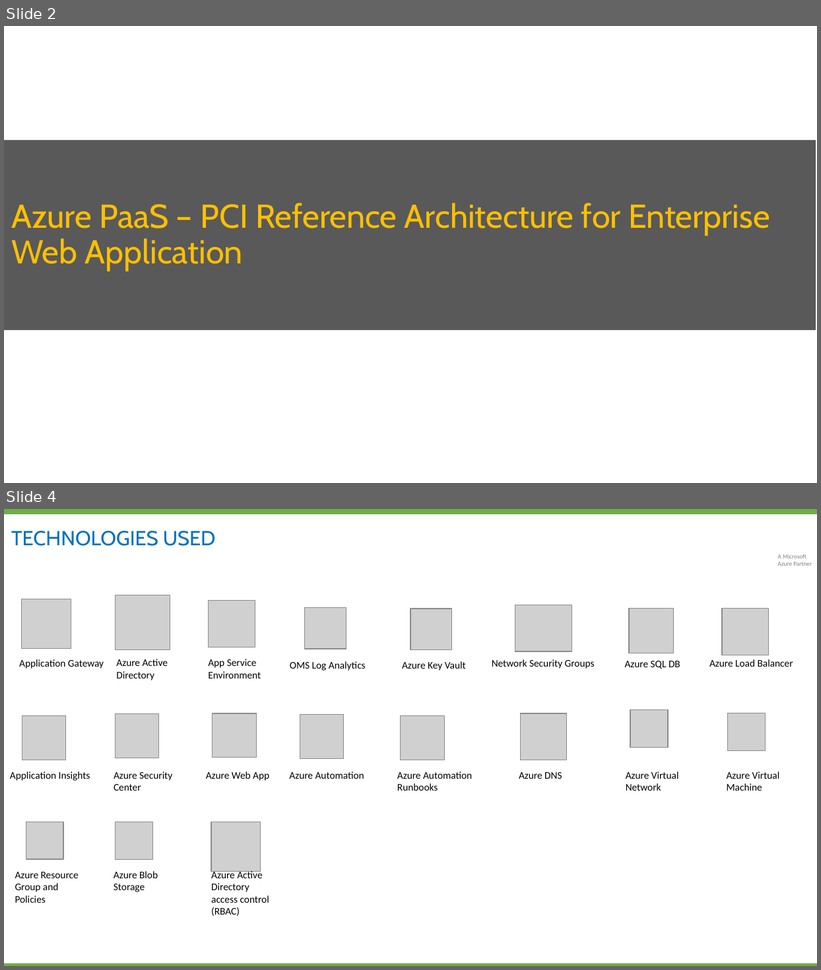
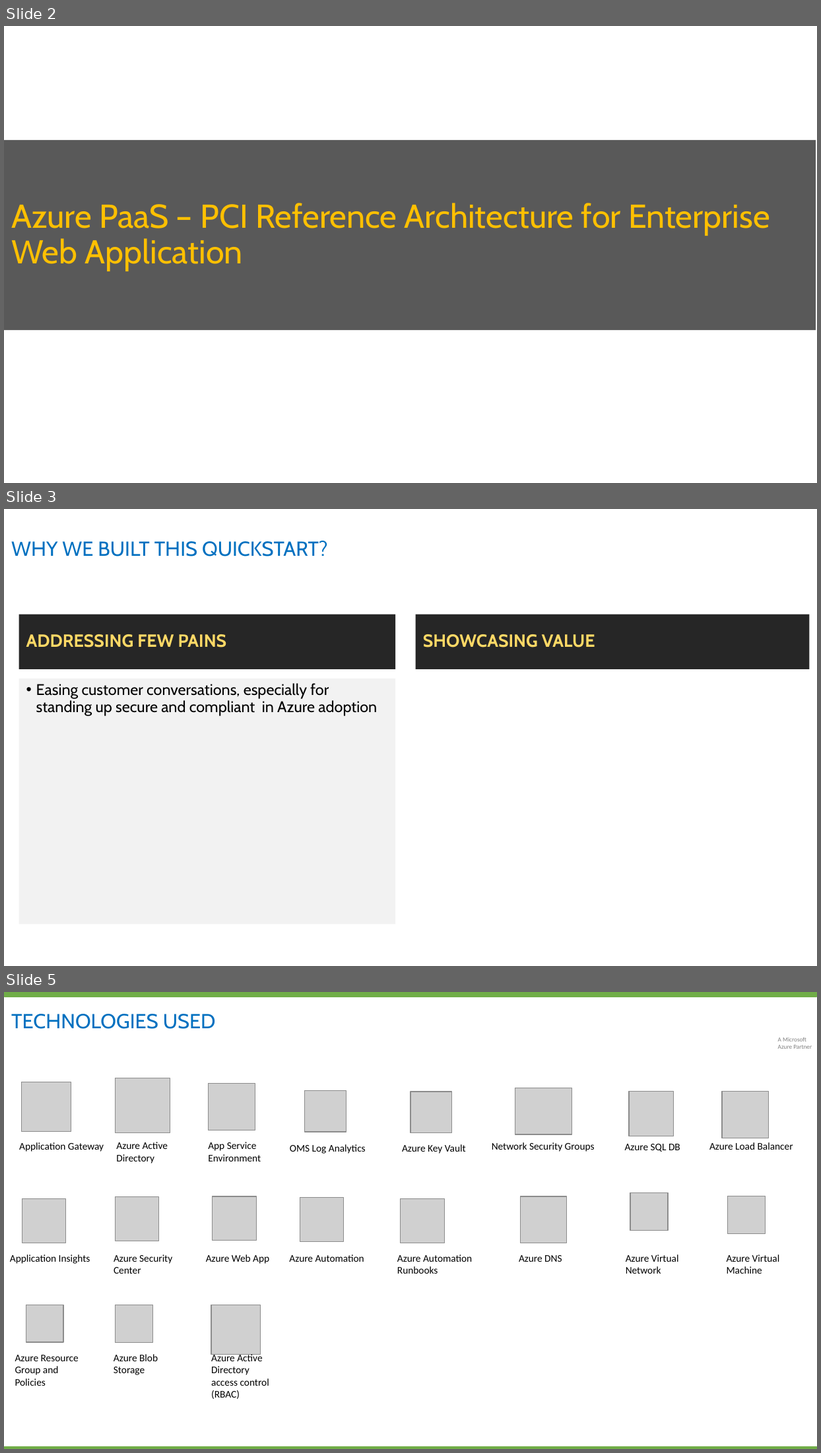
Before and after one commit to Cloudneeti/pci-paas-webapp-ase-sqldb-appgateway-keyvault-oms, a slide deck: documents/Azure_PCI_PaaS_Management_Reference_Architecture.pptx. Shown one above the other, each under a label of ours: slides 2 and 4 before the commit, slides 2, 3 and 5 after it; the slides between them are not shown. The pictures are 821x970 and 821x1453 pixels, drawn with LibreOffice and Linux fonts; fonts in the diff are those of the drawing; grey boxes stand for pictures; background and template pictures are left out. Boxes give left, top, right and bottom in pixels: in the first picture for what was removed or moved away, otherwise in the second. Text is boxed around its words. In the diff, an @@ line names an element or a change of style, - is before the commit and + after.

```diff
--- a/documents/Azure_PCI_PaaS_Management_Reference_Architecture.pptx
+++ b/documents/Azure_PCI_PaaS_Management_Reference_Architecture.pptx
@@ slide 3 added at <box>4,509,817,966</box>, background #FFFFFF @@
@@ title added at <box>11,541,328,557</box>, 20 pt, text #0070C0 @@
+WHY WE BUILT THIS QUICKSTART?
@@ text added at <box>19,615,395,669</box>, fill #262626, 17.4 pt, text #FFD966, bold @@
+ADDRESSING FEW PAINS
@@ text added at <box>416,615,810,669</box>, fill #262626, 17.4 pt, text #FFD966, bold @@
+SHOWCASING VALUE
@@ text added at <box>19,679,395,925</box>, fill #F2F2F2, 15.2 pt, text #000000 @@
+• Easing customer conversations, especially for standing up secure and compliant in Azure adoption
@@ what was slide 4 is now slide 5 @@
```
Also in this commit, not shown: 3 slides changed, 1 other slide added, 1 slide removed, 1 other file.
